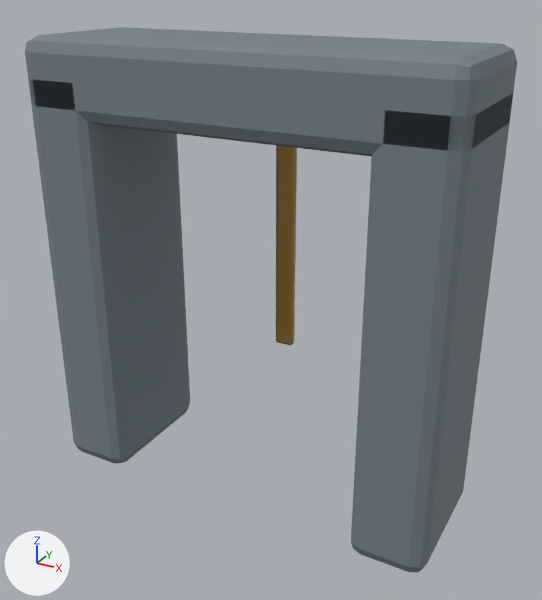
Before and after pictures for a commit that changed the glTF model assets/models/baked/Archive-Data-Vault.glb.
The view is the same before and after, from a 50 mm lens placed at (1.98, -3.45, 2.96), pointed at (0.08, 0.0, 1.23). The axes (+X, +Y, +Z) are drawn at lower left. The lights are the same throughout. The older version comes first.

The first picture shows 'Data_Vault_Glow', 'Data_Vault_L', 'Data_Vault_R', 'Data_Vault_Top'.
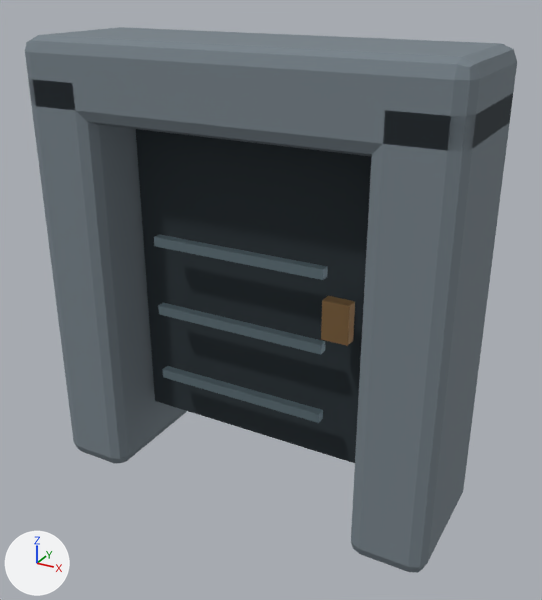
What changed in the scene script:
```text
Add mat_polish_recess:
    mat_polish_recess = principled_material('Polish Recess')
    mat_polish_recess.base_color = (0.025, 0.037, 0.045)  # dark blue #2c363c
    mat_polish_recess.metallic = 0.25
    mat_polish_recess.roughness = 0.8
Add mat_polish_steel:
    mat_polish_steel = principled_material('Polish Steel')
    mat_polish_steel.base_color = (0.2, 0.28, 0.32)  # greyish blue #7c9099
    mat_polish_steel.metallic = 0.7
    mat_polish_steel.roughness = 0.38
Add mat_polish_copper:
    mat_polish_copper = principled_material('Polish Copper')
    mat_polish_copper.base_color = (0.34, 0.2, 0.085)  # brown #9e7c52
    mat_polish_copper.metallic = 0.7
    mat_polish_copper.roughness = 0.38
Add me_cube:
    me_cube.from_pydata(...)  # a box spanning x -0.73..0.73, y -0.09..0.09, z -0.9..0.9, material slot 0; a box spanning x -0.9..-0.81, y -0.26..-0.2, z -0.92..0.77, material slot 1; a box spanning x 0.81..0.9, y -0.26..-0.2, z -0.92..0.77, material slot 1; a box spanning x -0.52..0.52, y -0.26..-0.21, z -0.58..-0.53, material slot 1; a box spanning x -0.52..0.52, y -0.26..-0.21, z -0.16..-0.1, material slot 1; a box spanning x -0.52..0.52, y -0.26..-0.21, z 0.26..0.32, material slot 1; a box spanning x 0.54..0.68, y -0.28..-0.21, z -0.06..0.16, material slot 2
    me_cube.materials.append(mat_polish_recess)  # dark blue #2c363c
    me_cube.materials.append(mat_polish_steel)  # greyish blue #7c9099
    me_cube.materials.append(mat_polish_copper)  # brown #9e7c52
Add ob_detail_assembly:
    ob_detail_assembly = bpy.data.objects.new('Detail_Assembly', me_cube)
    ob_detail_assembly.location = (0.0, 0.0, 1.267)
```

Boxes (x1, y1, x2, y2) around the edits, measured in the pictures (542 x 600 px):
'Detail_Assembly', added
    after: (136, 129, 371, 463)
    faces in mat_polish_recess (dark blue #2c363c): (136, 129, 371, 463)
    faces in mat_polish_steel (greyish blue #7c9099): (154, 234, 328, 423)
    faces in mat_polish_copper (brown #9e7c52): (321, 296, 355, 346)
'Data_Vault_Glow', unchanged, covered by the edit
    before: (276, 145, 297, 345)
